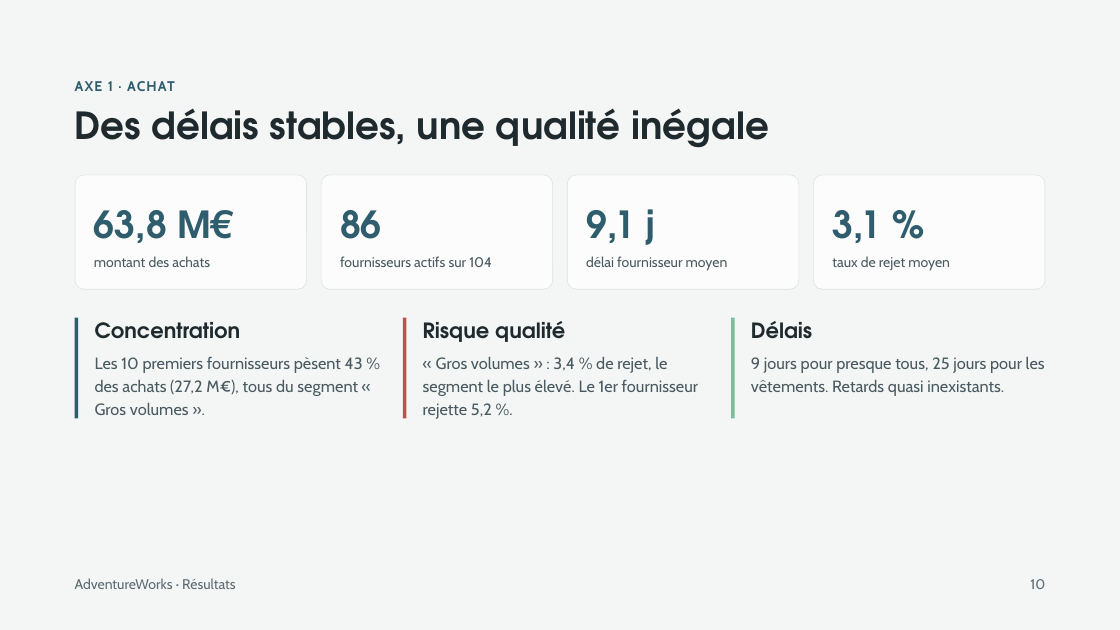
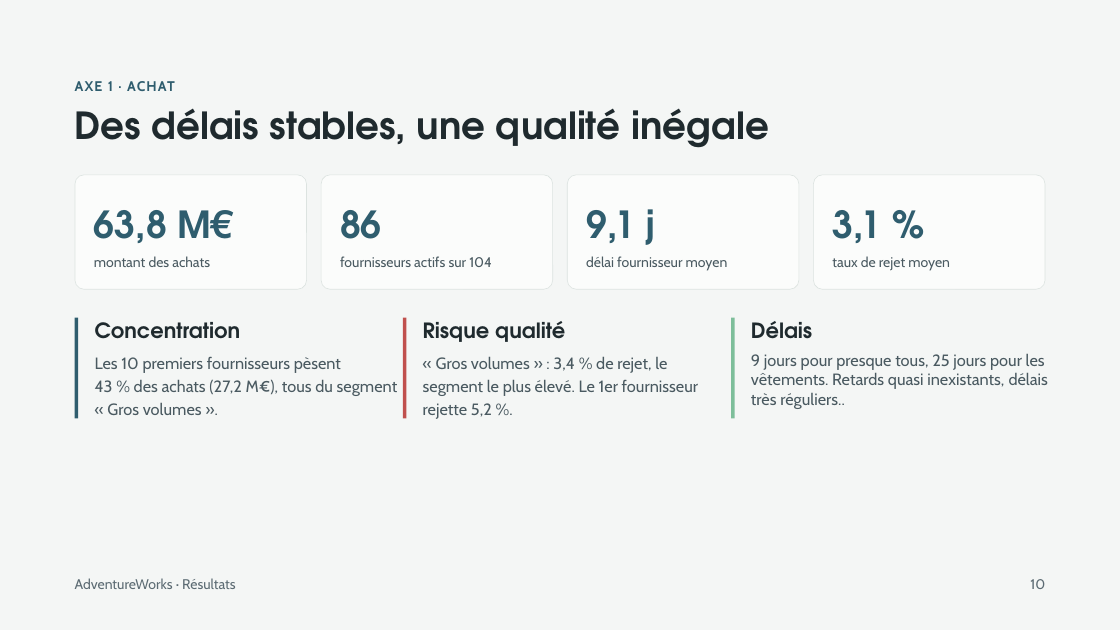
Before and after one commit to XiaoqingGdc/adventureworks-supply-chain-analysis, a slide deck: slide 10 of presentation/AdventureWorks_Soutenance.pptx. Drawn at 1120x630 pixels with LibreOffice and Linux fonts; fonts in the diff are those of the drawing. Boxes give left, top, right and bottom in pixels: in the first picture for what was removed or moved away, otherwise in the second. Text is boxed around its words. In the diff, an @@ line names an element or a change of style, - is before the commit and + after.

```diff
--- a/presentation/AdventureWorks_Soutenance.pptx
+++ b/presentation/AdventureWorks_Soutenance.pptx
@@ text at (95, 357, 398, 415): text changed @@
-Les 10 premiers fournisseurs pèsent 43 % des achats (27,2 M€), tous du segment « Gros volumes ».
+Les 10 premiers fournisseurs pèsent
+43 % des achats (27,2 M€), tous du segment « Gros volumes ».
@@ text at (751, 354, 1048, 409): text changed @@
-9 jours pour presque tous, 25 jours pour les vêtements. Retards quasi inexistants.
+9 jours pour presque tous, 25 jours pour les vêtements. Retards quasi inexistants, délais très réguliers..
```
Also in this commit, not shown: 9 other slides changed, 1 slide removed.
